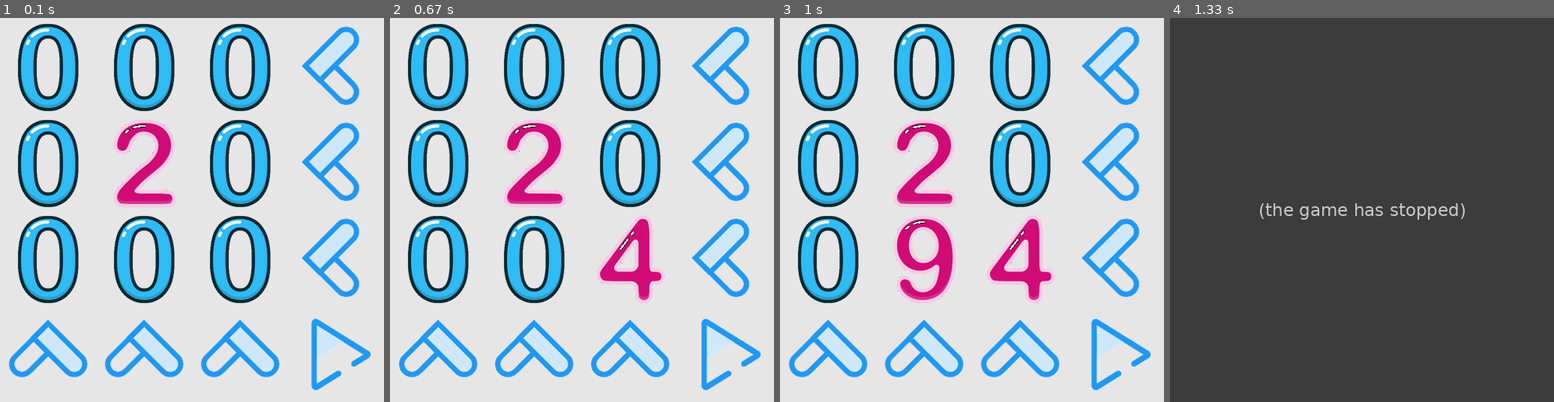
Above: before the commit, frames 1-4 (left to right).
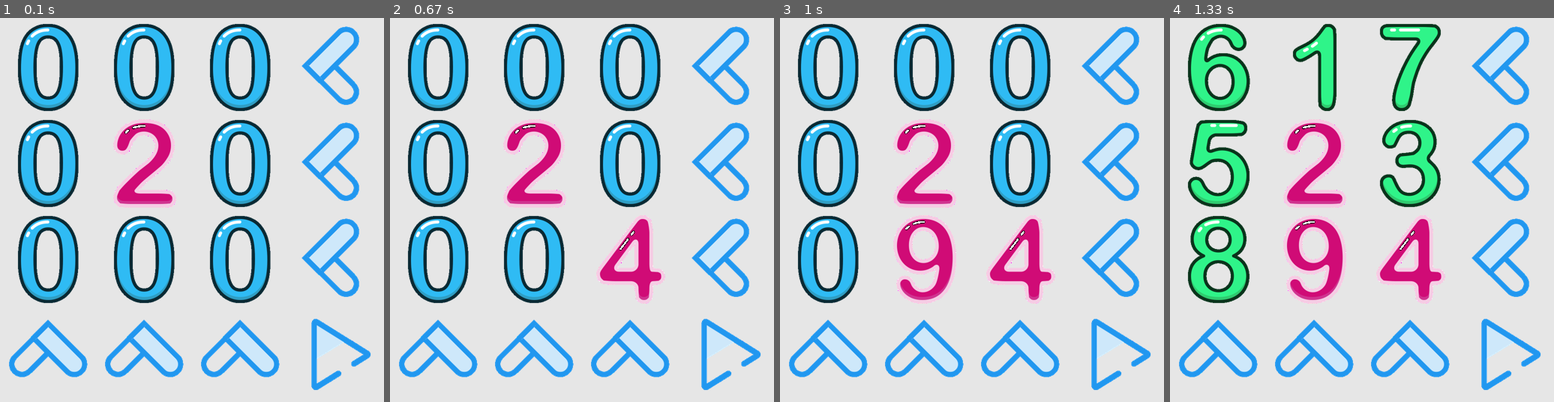
Above: after the commit, the same moments.

Repository: CuzWeAre/Pygame_GuessNum
Game: pygame game, started from main.py
Two runs of this game, one before a commit and one after it. Both use one fixed random seed, a clock stepped at 60 frames per second and the inputs below.
Inputs (mouse positions are in pixels of both pictures, inside the frame that each line leads up to):
- Up to frame 1 (0.1 s): no input
- Up to frame 2 (0.67 s): click (582, 210) at 0.38 s
- Up to frame 3 (1 s): click (879, 213) at 0.72 s
- Up to frame 4 (1.33 s): click (1507, 64) at 1.05 s

Frames 1-3 are identical in both runs. In frame 4, 100% of the frame differs, in the area x 0-100%, y 0-100%.
Error before the commit: TypeError: GameManager._check_number() missing 1 required positional argument: 'mouse_pos' (...; the game stopped at 1.05 s (later frames are placeholders)

Commit message:
无提示后点击箭头可以明牌全部数字

Diff:
--- a/main.py
+++ b/main.py
@@ -50,14 +50,13 @@
                 if self.stats.hints_left >0:
                     self._check_number(mouse_pos)
                 else:
-                    self._check_number()
+                    self._check_array(mouse_pos)
 
     def _check_number(self,mouse_pos):
         """在玩家点击数字时切换数字"""
         for number in self.numbers:
             if number.rect.collidepoint(mouse_pos):
                 if self.stats.hints_left <= 0:
-                    self.numbers.update(self)
                     print('No More Hints!')
                     break
                 elif not number.is_cued:
@@ -67,8 +66,11 @@
 
     def _check_array(self,mouse_pos):
         """在玩家点击箭头时执行操作"""
-
-
+        for array in self.arrays:
+            if array.rect.collidepoint(mouse_pos):
+                self.numbers.update(self)
+                return 0
+        print('No More Hints!')
     def _update_screen(self):
         """更新屏幕上的图像，并切换到新屏幕。"""
         self.screen.fill(self.settings.bg_color)
@@ -99,7 +101,6 @@
             self.arrays.add(array)
         array = Array(self, (3, 3), 'Up-Left Arrow', i)
         self.arrays.add(array)
-        pass
 
 
 if __name__ == '__main__':
Not shown, changed: .gitignore
